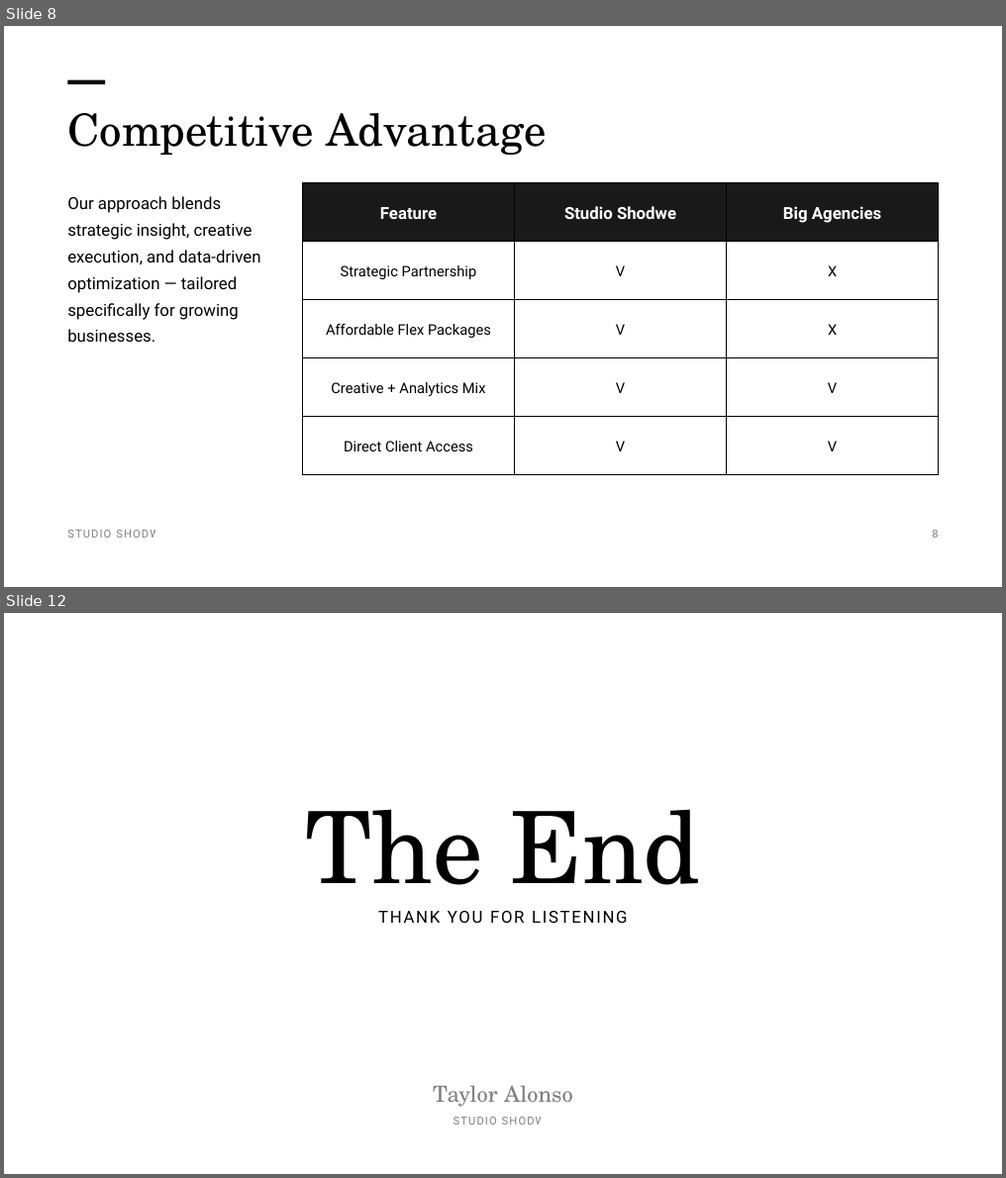
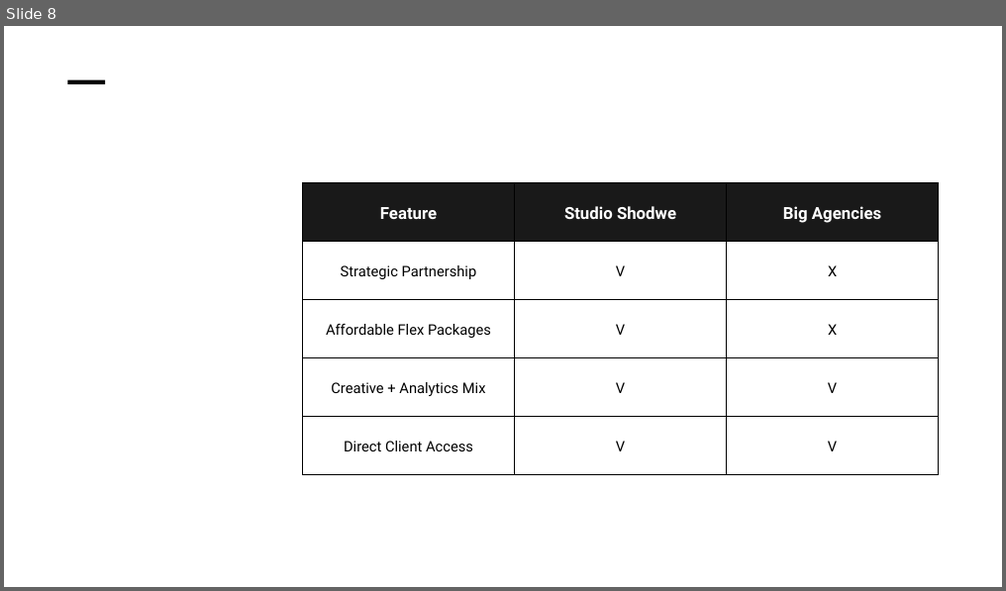
Before and after one commit to SharveshRamchandani/aieduthon, a slide deck: ai/src/ppt dataset/Black and White Simple Minimalist Pitch Deck Marketing Presentation.pptx. Shown one above the other, each under a label of ours: slides 8 and 12 before the commit, slide 8 after it; the slides between them are not shown. The pictures are 1006x1178 and 1006x591 pixels, drawn with LibreOffice and Linux fonts; fonts in the diff are those of the drawing; background and template pictures are left out. Boxes give left, top, right and bottom in pixels: in the first picture for what was removed or moved away, otherwise in the second. Text is boxed around its words. In the diff, an @@ line names an element or a change of style, - is before the commit and + after.

```diff
--- a/ai/src/ppt dataset/Black and White Simple Minimalist Pitch Deck Marketing Presentation.pptx
+++ b/ai/src/ppt dataset/Black and White Simple Minimalist Pitch Deck Marketing Presentation.pptx
@@ slide 12 removed at bbox=[4, 613, 1002, 1174], background picture (left out) @@
@@ text removed at bbox=[305, 809, 701, 913] @@
-The End
@@ text removed at bbox=[490, 911, 525, 923] @@
-THANK YOU FOR LISTENING
@@ text removed at bbox=[433, 1085, 573, 1107] @@
-Taylor Alonso
@@ text removed at bbox=[453, 1117, 552, 1125] @@
-STUDIO SHODWE
@@ slide 8 changed as well @@
@@ text removed at bbox=[67, 113, 547, 155] @@
-Competitive Advantage
@@ text removed at bbox=[67, 196, 260, 342] @@
-Our approach blends strategic insight, creative execution, and data-driven optimization — tailored specifically for growing businesses.
@@ text removed at bbox=[67, 530, 166, 538] @@
-STUDIO SHODWE
@@ text removed at bbox=[932, 530, 938, 538] @@
-8
```
Also in this commit, not shown: 11 slides added, 10 other slides removed, 37 other files.
